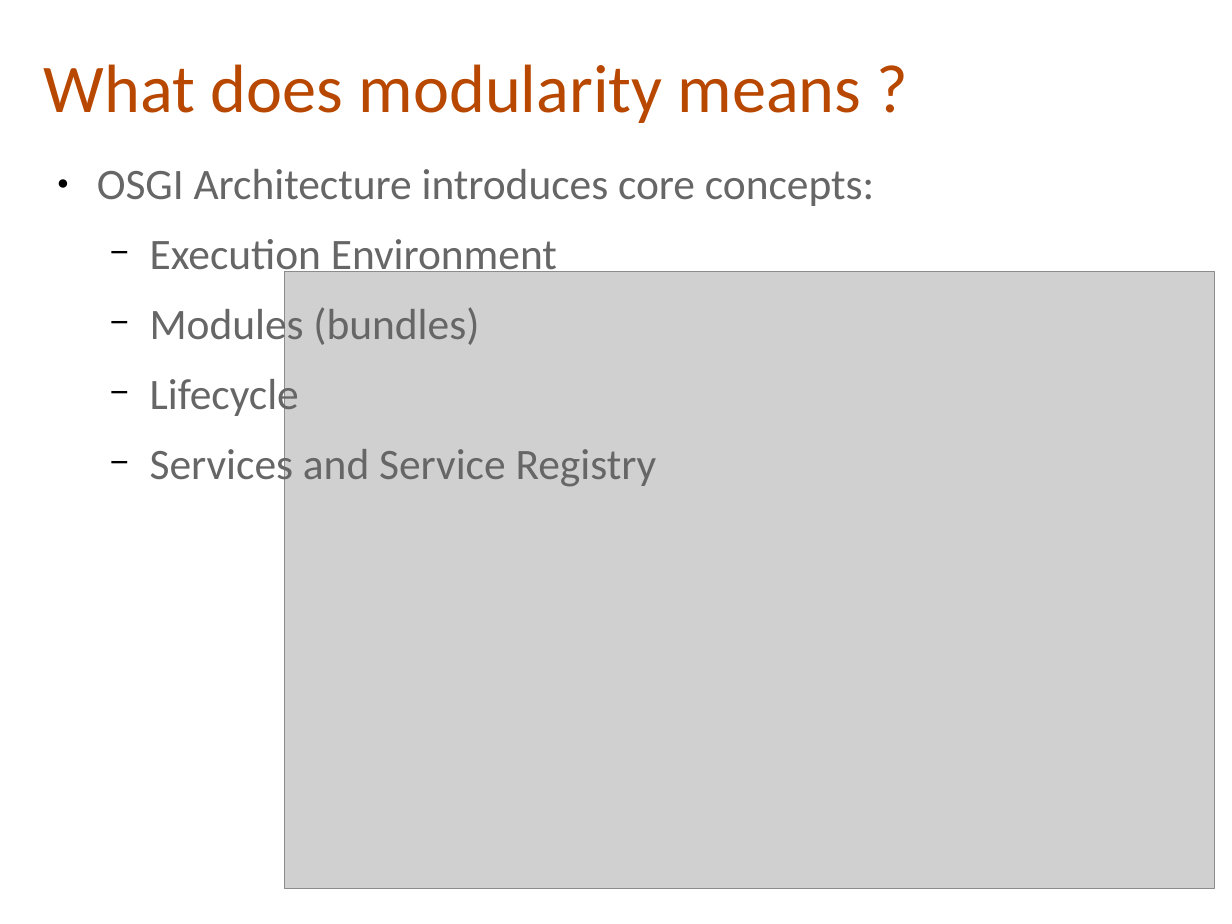
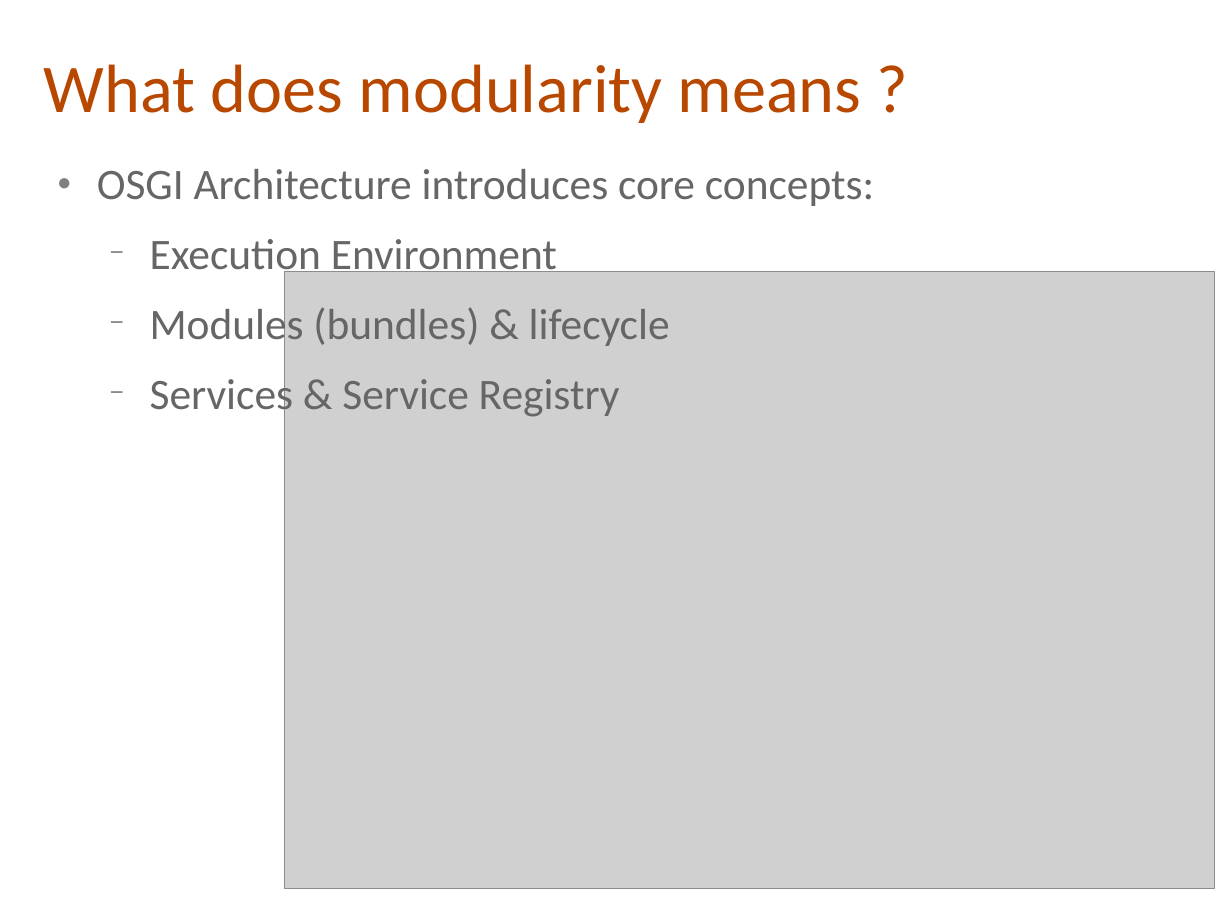
Before and after one commit to cmoulliard/apachecon-2012, a slide deck: slide 11 of karaf-ee-apachecon_eu_2012.odp (slide 10 before the commit). Drawn at 1232x924 pixels with LibreOffice and Linux fonts; fonts in the diff are those of the drawing; grey boxes stand for pictures; background and template pictures are left out. Boxes give left, top, right and bottom in pixels: in the first picture for what was removed or moved away, otherwise in the second. Text is boxed around its words. In the diff, an @@ line names an element or a change of style, - is before the commit and + after.

```diff
--- a/karaf-ee-apachecon_eu_2012.odp
+++ b/karaf-ee-apachecon_eu_2012.odp
@@ text at (97,169,874,280): bullet colour #000000 to #808080 @@
@@ text at (150,303,670,420): text changed @@
-  − Modules (bundles)
-  − Lifecycle
-  − Services and Service Registry
+  − Modules (bundles) & lifecycle
+  − Services & Service Registry
```
Also in this commit, not shown: 27 other slides changed, 7 slides added, 5 slides removed.
